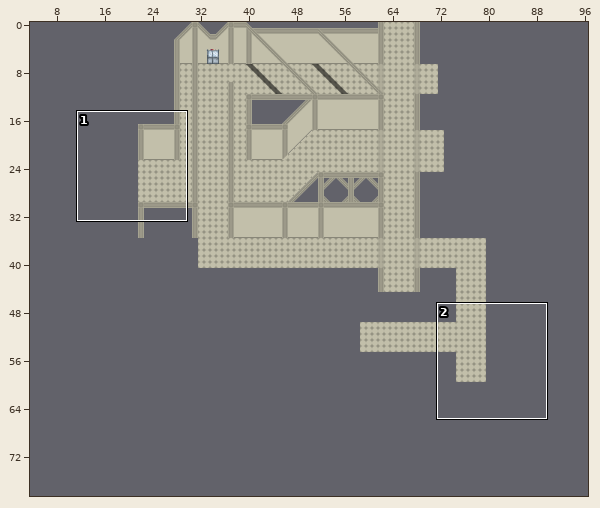
Level history. Tiled map (JSON): assets/maps/dungeon_1_a.tmj. The first picture is a wide view before the edit; the outline marks the close-up.
Close-up. First the earlier version:
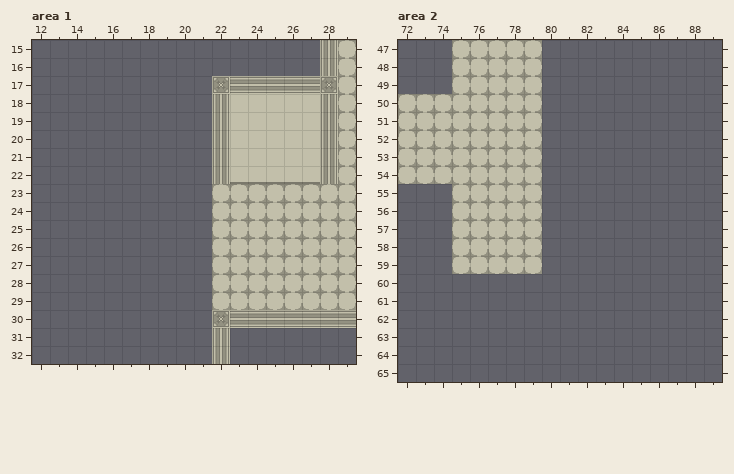
Cells are 32x32 px. Shown: area 1 x 12..29, y 15..32; area 2 x 72..89, y 47..65. The commit also changed other parts of the map, which this record leaves out.
After the commit:
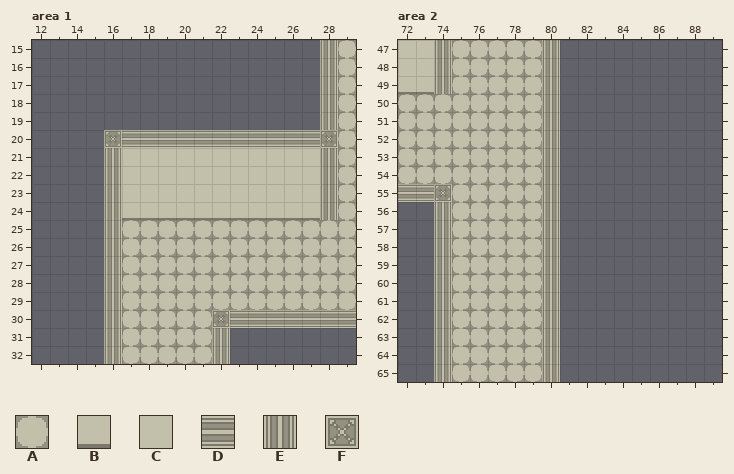
Key: from "school": A 4, B 33, C 62, D 178, E 207, F 236.
_ is an empty cell.
Tiles replaced or removed in this view: A, B, C, D, E, F.
From old to new:
Changed rows in their new state; . is an unchanged cell.
Layer "床", area 1:
first column x 17:
23 ....._______
24 ....._______
25 AAAAA.......
26 AAAAA.......
27 AAAAA.......
28 AAAAA.......
29 AAAAA.......
30 AAAAA.......
31 AAAAA.......
32 AAAAA.......
Layer "壁", area 1:
first column x 16:
17 ......______E
18 ......______.
19 ......______.
20 FDDDDDDDDDDDF
21 ECCCCCC......
22 ECCCCCCCCCCC.
23 ECCCCCCCCCCCE
24 EBBBBBBBBBBBE
25 E............
26 E............
27 E............
28 E............
29 E............
30 E............
31 E............
32 E............
Layer "床", area 2:
first column x 75:
60 AAAAA
61 AAAAA
62 AAAAA
63 AAAAA
64 AAAAA
65 AAAAA
Layer "壁", area 2:
first column x 72:
47 CCE.....E
48 CCE.....E
49 BBE.....E
50 ........E
51 ........E
52 ........E
53 ........E
54 ........E
55 DDF.....E
56 ..E.....E
57 ..E.....E
58 ..E.....E
59 ..E.....E
60 ..E.....E
61 ..E.....E
62 ..E.....E
63 ..E.....E
64 ..E.....E
65 ..E.....E
